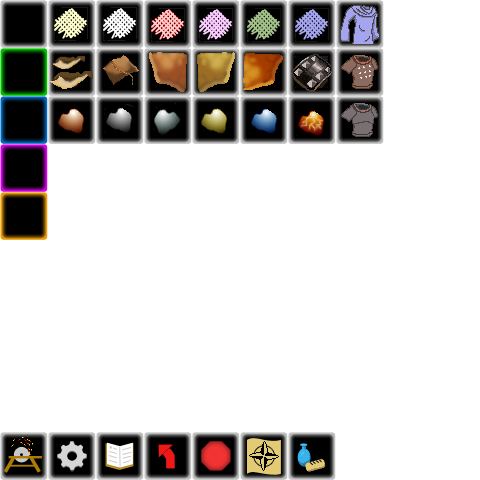
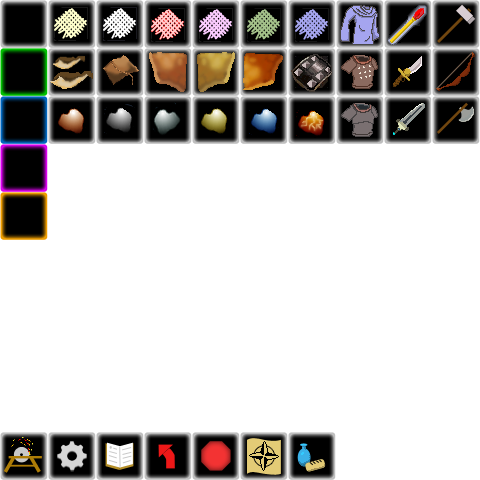
Two versions of the same layered image (480px x 480px). Layer-by-layer changes:
added group "weapons" with 21 layers above "armor" over [left=384, top=0, right=480, bottom=144]
added group "mace" with 2 layers in group "weapons" over [left=432, top=0, right=480, bottom=48]
added layer "Shape 20" in group "mace" over [left=437, top=4, right=476, bottom=43]
added layer "Shape 1 copy 38" in group "mace" over [left=432, top=0, right=480, bottom=48]
added group "axe" with 4 layers in group "weapons" over [left=432, top=96, right=480, bottom=144]
added layer "Shape 21" in group "axe" over [left=436, top=102, right=468, bottom=134]
added layer "Shape 1 copy 37" in group "axe" over [left=432, top=96, right=480, bottom=144]
added group "bow" with 3 layers in group "weapons" over [left=432, top=48, right=480, bottom=96]
added layer "Shape 17" in group "bow" over [left=436, top=52, right=473, bottom=89]
added layer "Layer 27" in group "bow" over [left=436, top=52, right=475, bottom=91]
added layer "Shape 1 copy 36" in group "bow" over [left=432, top=48, right=480, bottom=96]
added group "wand" with 2 layers in group "weapons" over [left=384, top=0, right=432, bottom=48]
added layer "Layer 25" in group "wand" over [left=387, top=5, right=427, bottom=45]
added layer "Shape 1 copy 35" in group "wand" over [left=384, top=0, right=432, bottom=48]
added group "sword" with 2 layers in group "weapons" over [left=384, top=96, right=432, bottom=144]
added layer "Layer 22" in group "sword" over [left=393, top=103, right=425, bottom=135]
added layer "Shape 1 copy 34" in group "sword" over [left=384, top=96, right=432, bottom=144]
added group "dagger" with 2 layers in group "weapons" over [left=384, top=48, right=432, bottom=96]
added layer "Layer 19 copy" in group "dagger" over [left=393, top=56, right=422, bottom=87]
added layer "Shape 1 copy 33" in group "dagger" over [left=384, top=48, right=432, bottom=96]
…and 2 more changes (2 added)
